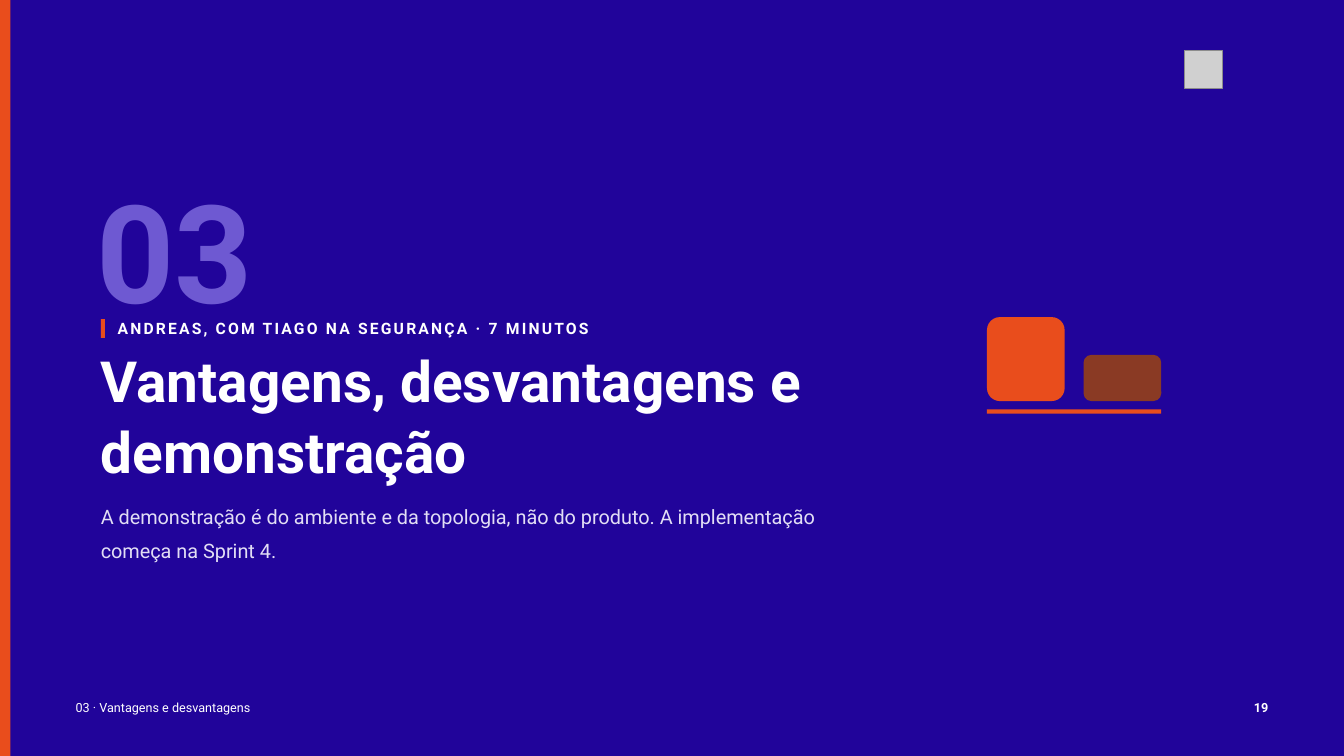
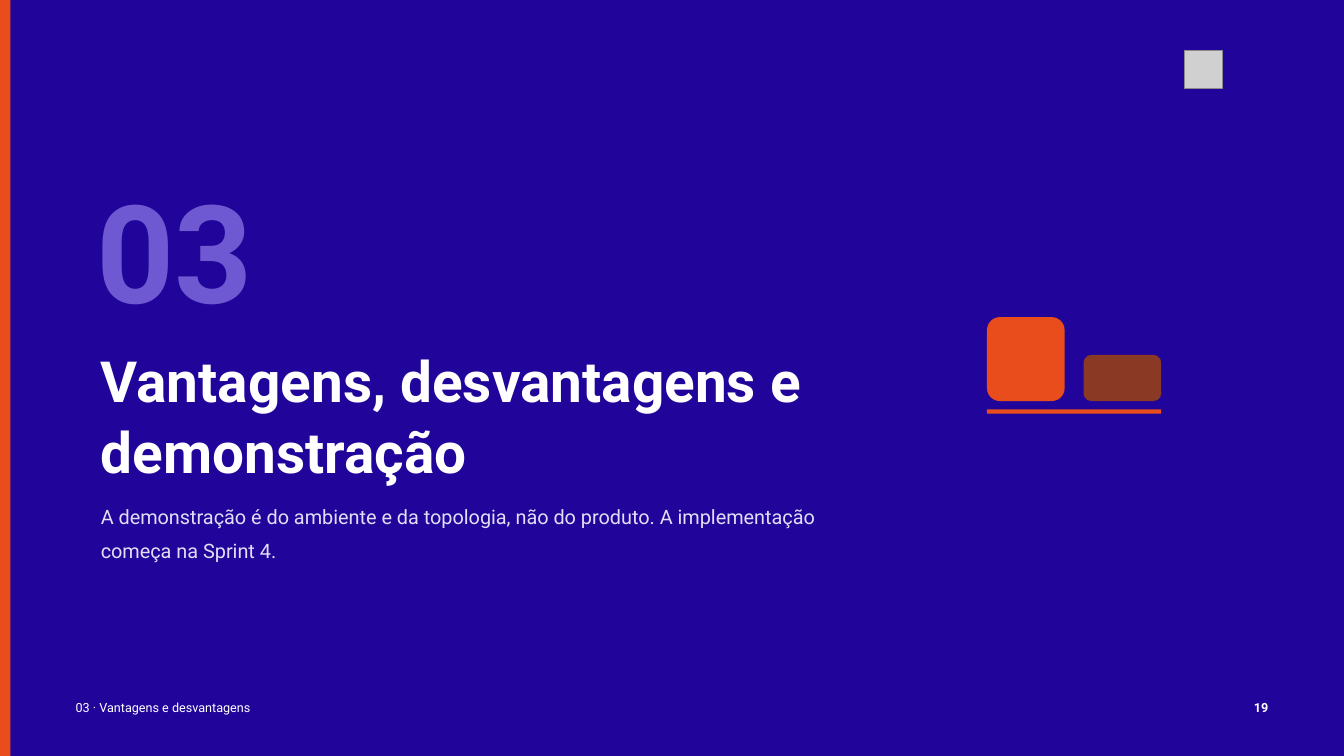
Before and after one commit to tcpassos/invite-app, a slide deck: slide 19 of trabalhos/T1-Docker-Invite-People.pptx. Drawn at 1344x756 pixels with LibreOffice and Linux fonts; fonts in the diff are those of the drawing; grey boxes stand for pictures. Boxes give left, top, right and bottom in pixels: in the first picture for what was removed or moved away, otherwise in the second. Text is boxed around its words. In the diff, an @@ line names an element or a change of style, - is before the commit and + after.

```diff
--- a/trabalhos/T1-Docker-Invite-People.pptx
+++ b/trabalhos/T1-Docker-Invite-People.pptx
@@ rectangle removed at [101, 320, 105, 339] @@
@@ text removed at [118, 322, 589, 338] @@
-ANDREAS, COM TIAGO NA SEGURANÇA · 7 MINUTOS
```
Also in this commit, not shown: 4 other slides changed, 8 other files.
